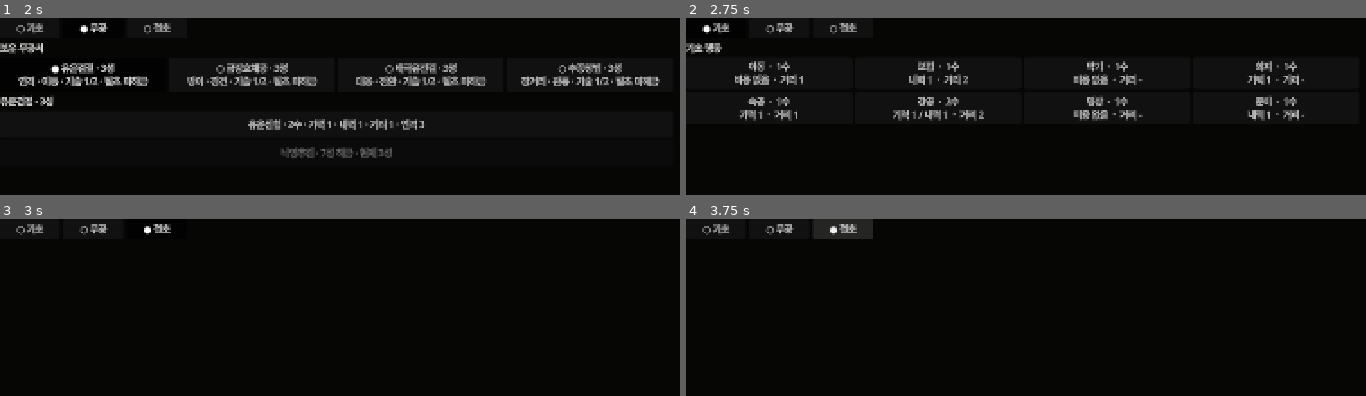
Above: before the commit, frames 1-4 (two rows, left to right).
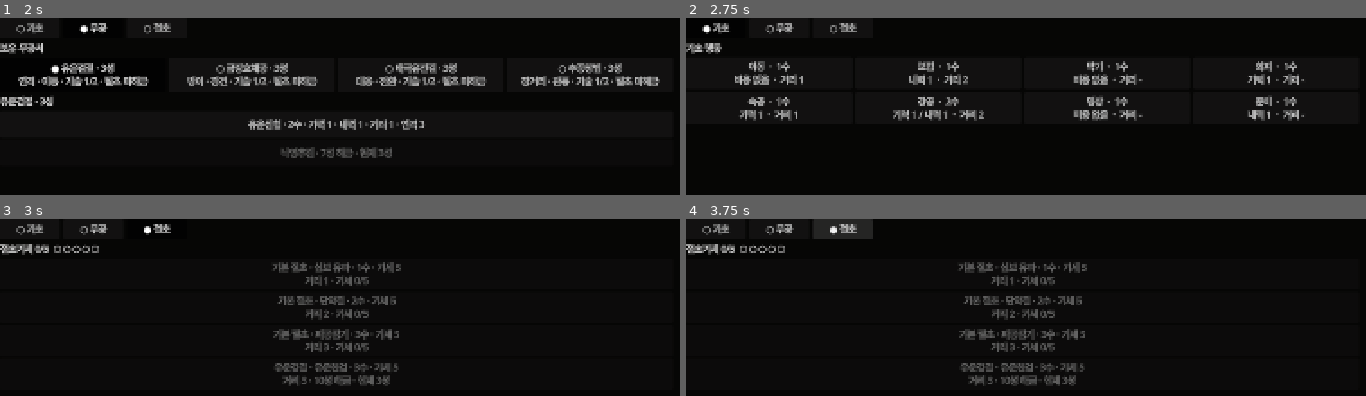
Above: after the commit, the same moments.

Repository: alsdmlals4-eng/Ten-Paces-Hidden-Moves
Game: Godot game, scene res://scenes/ui/action_selection/action_selection_dock.tscn
The game is run twice, just before and just after one commit, with the same random seed, the same clock (stepped at 60 frames per second) and the same inputs. This scene is started directly instead of the project's main scene.
Inputs:
- Up to frame 1 (2 s): click "● 기초" at 0.5 s; click "○ 무공" at 1.25 s
- Up to frame 2 (2.75 s): click "○ 기초" at 2 s
- Up to frame 3 (3 s): click "○ 절초" at 2.75 s
- Up to frame 4 (3.75 s): click "● 절초" at 3.5 s

Frames 1-2 are identical in both runs. In frame 3, 4.4% of the frame differs, in the area x 0-59%, y 14-95%; in frame 4, 4.4%.

Commit message:
feat: integrate ultimate action source panel

Diff:
--- a/src/ui/action_selection/action_selection_dock.gd
+++ b/src/ui/action_selection/action_selection_dock.gd
@@ -10,6 +10,7 @@
 const LOCKED_STATES := ["targeting", "committed", "resolving", "presenting_result", "review"]
 const BASIC_PANEL_SCENE := preload("res://scenes/ui/action_selection/basic_action_panel.tscn")
 const MARTIAL_PANEL_SCENE := preload("res://scenes/ui/action_selection/martial_action_panel.tscn")
+const ULTIMATE_PANEL_SCENE := preload("res://scenes/ui/action_selection/ultimate_action_panel.tscn")
 
 @onready var basic_tab: Button = %BasicTab
 @onready var martial_tab: Button = %MartialTab
@@ -23,6 +24,7 @@
 var switching_enabled := true
 var basic_panel: BasicActionPanel
 var martial_panel: MartialActionPanel
+var ultimate_panel: UltimateActionPanel
 
 func _ready() -> void:
     basic_tab.pressed.connect(func(): set_active_source("basic"))
@@ -49,6 +51,22 @@
 
 func set_runtime_context(context: Dictionary) -> void:
     runtime_context = context.duplicate(true)
+    if is_instance_valid(ultimate_panel):
+        var current := 0
+        var maximum := 5
+        var momentum_value = runtime_context.get("momentum", runtime_context.get("ultimate_momentum", 0))
+        if typeof(momentum_value) == TYPE_ARRAY and (momentum_value as Array).size() >= 2:
+            current = int((momentum_value as Array)[0])
+            maximum = int((momentum_value as Array)[1])
+        else:
+            current = int(momentum_value)
+            maximum = int(runtime_context.get("momentum_maximum", 5))
+        ultimate_panel.set_momentum(current, maximum)
+        var reservation_values: Array[Dictionary] = []
+        for value in runtime_context.get("ultimate_reservations", []):
+            if typeof(value) == TYPE_DICTIONARY:
+                reservation_values.append((value as Dictionary).duplicate(true))
+        ultimate_panel.set_reservations(reservation_values)
     set_meta("runtime_context", runtime_context)
 
 func request_action(definition: Dictionary) -> void:
@@ -75,7 +93,9 @@
         "detail_host_ready": is_instance_valid(detail_host),
         "basic_panel_ready": is_instance_valid(basic_panel),
         "martial_panel_ready": is_instance_valid(martial_panel),
+        "ultimate_panel_ready": is_instance_valid(ultimate_panel),
         "selected_manual_id": martial_panel.get_selected_manual_id() if is_instance_valid(martial_panel) else "",
+        "ultimate_snapshot": ultimate_panel.get_panel_snapshot() if is_instance_valid(ultimate_panel) else {},
         "runtime_context": runtime_context.duplicate(true)
     }
 
@@ -96,6 +116,14 @@
     martial_panel.detail_requested.connect(request_detail)
     martial_panel.detail_cleared.connect(clear_detail)
 
+    ultimate_panel = ULTIMATE_PANEL_SCENE.instantiate() as UltimateActionPanel
+    ultimate_panel.name = "UltimateActionPanel"
+    _fill_host(ultimate_panel)
+    content_host.add_child(ultimate_panel)
+    ultimate_panel.ultimate_selected.connect(request_action)
+    ultimate_panel.detail_requested.connect(request_detail)
+    ultimate_panel.detail_cleared.connect(clear_detail)
+
 func _fill_host(panel: Control) -> void:
     panel.set_anchors_and_offsets_preset(Control.PRESET_FULL_RECT)
     panel.grow_horizontal = Control.GROW_DIRECTION_BOTH
@@ -111,6 +139,8 @@
         basic_panel.set_interaction_enabled(switching_enabled)
     if is_instance_valid(martial_panel):
         martial_panel.set_interaction_enabled(switching_enabled)
+    if is_instance_valid(ultimate_panel):
+        ultimate_panel.set_interaction_enabled(switching_enabled)
     _refresh_tabs()
     _refresh_source_content()
     set_meta("active_source", active_source)
@@ -130,6 +160,8 @@
         basic_panel.visible = active_source == "basic"
     if is_instance_valid(martial_panel):
         martial_panel.visible = active_source == "martial"
+    if is_instance_valid(ultimate_panel):
+        ultimate_panel.visible = active_source == "ultimate"
     set_meta("visible_source", active_source)
 
 func _set_tab_state(button: Button, source: String, label: String) -> void:
